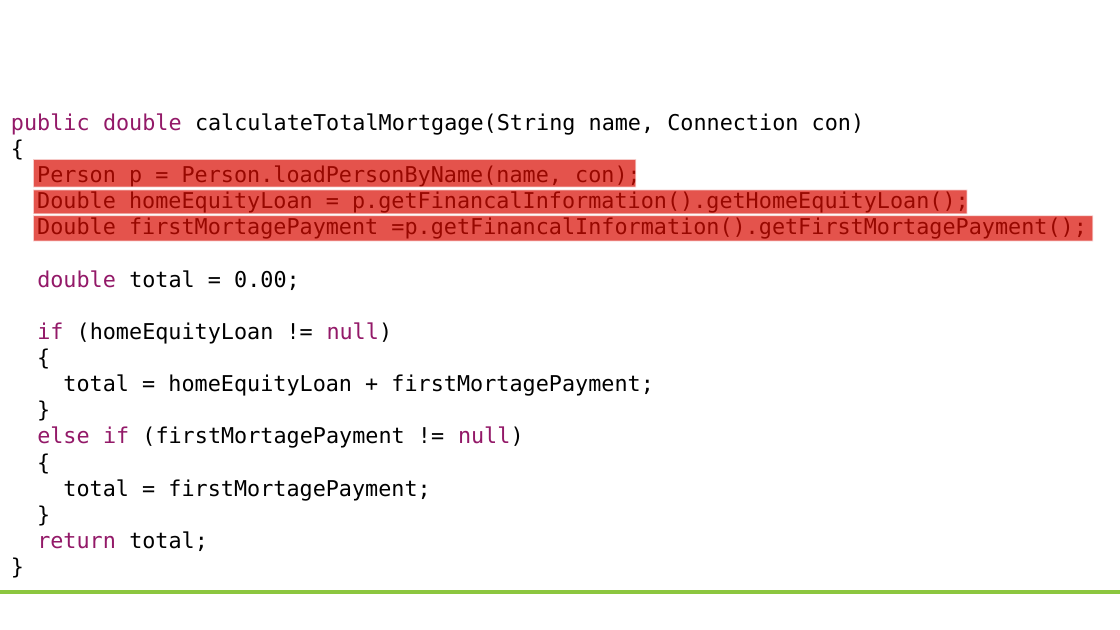
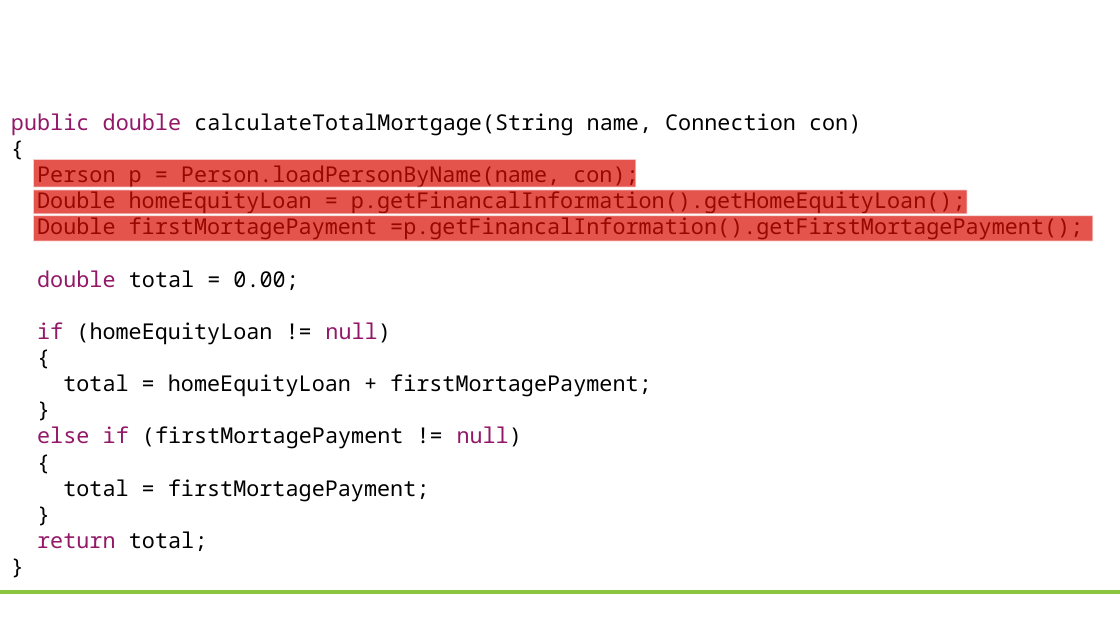
Before and after one commit to jason-kerney/PeelAndSlice, a slide deck: slide 7 of Documents/Slides.pptx. Drawn at 1120x630 pixels with LibreOffice and Linux fonts; fonts in the diff are those of the drawing; background and template pictures are left out. Boxes give left, top, right and bottom in pixels: in the first picture for what was removed or moved away, otherwise in the second. Text is boxed around its words. In the diff, an @@ line names an element or a change of style, - is before the commit and + after.

Commit message:
Changed Font

```diff
--- a/Documents/Slides.pptx
+++ b/Documents/Slides.pptx
@@ text "public double calculateTotalMortgage(String name, Connection ..." at <box>11,113,1083,551</box>: font DejaVu Sans Mono to Noto Sans Mono @@
```
Also in this commit, not shown: 2 other slides changed.
